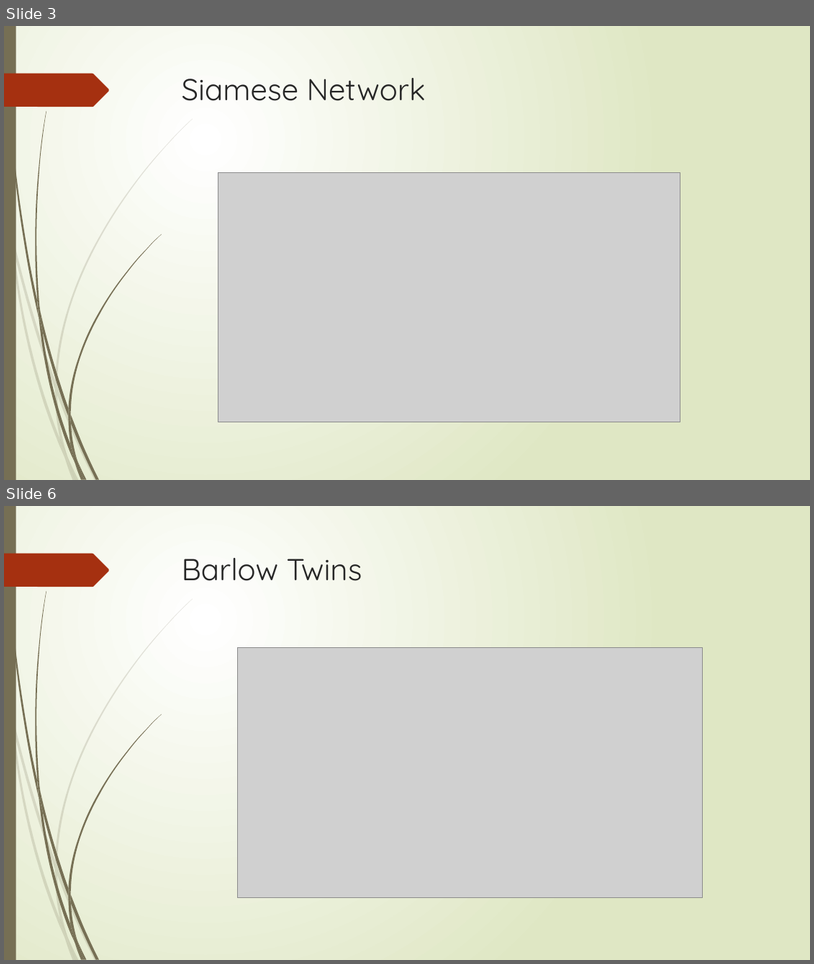
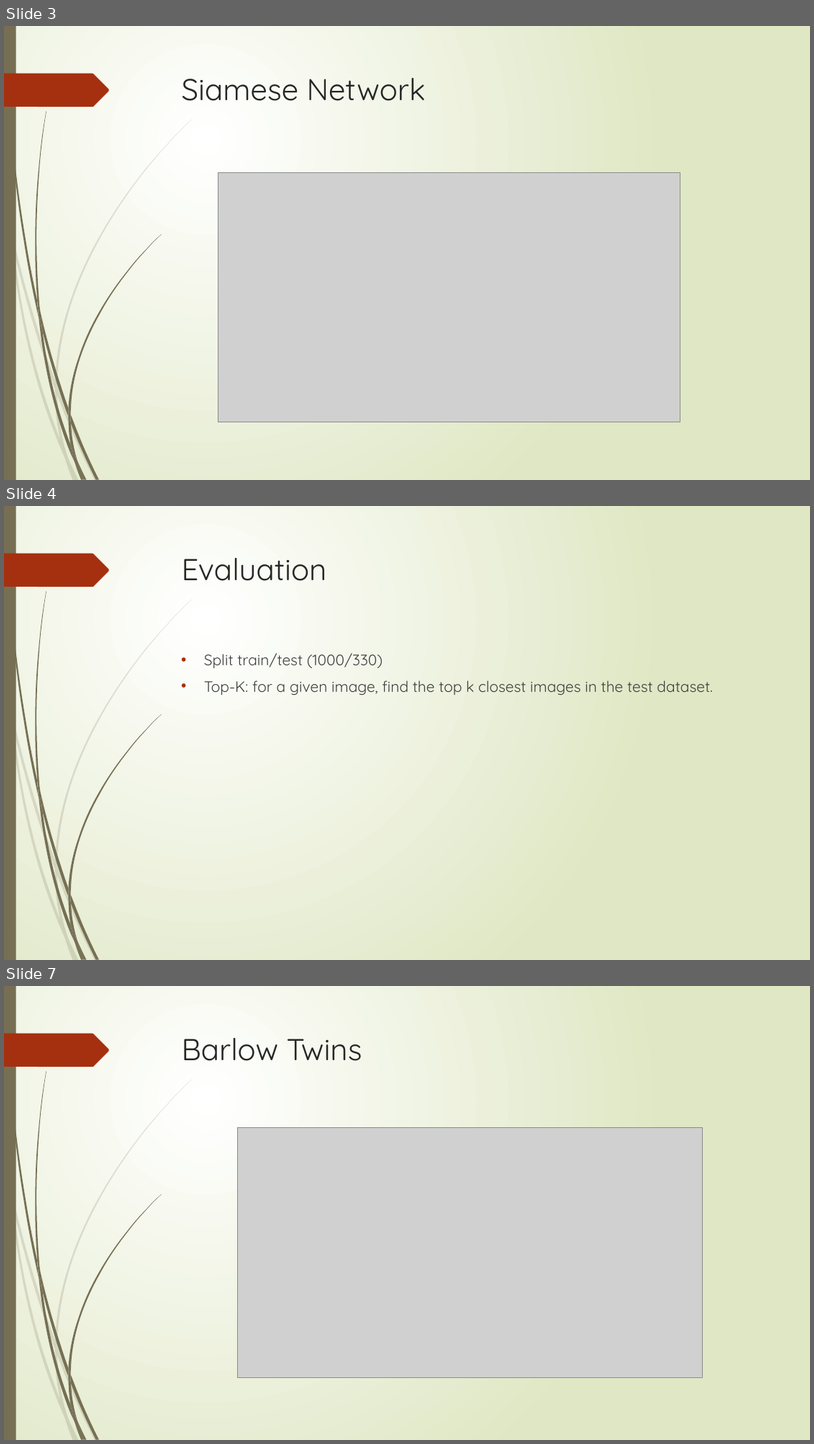
Before and after one commit to victor-mlai/ImageSimilarity, a slide deck: Media/Final.pptx. Shown one above the other, each under a label of ours: slides 3 and 6 before the commit, slides 3, 4 and 7 after it; the slides between them are not shown. The pictures are 814x964 and 814x1444 pixels, drawn with LibreOffice and Linux fonts; fonts in the diff are those of the drawing; grey boxes stand for pictures. Boxes give left, top, right and bottom in pixels: in the first picture for what was removed or moved away, otherwise in the second. Text is boxed around its words. In the diff, an @@ line names an element or a change of style, - is before the commit and + after.

```diff
--- a/Media/Final.pptx
+++ b/Media/Final.pptx
@@ slide 4 added at (4, 506, 810, 960), background gradient #FFFFFF to #DFE8C4; not listed: 24 template elements that a slide beside it also shows @@
@@ title added at (182, 558, 327, 581), 36 pt, text #262626 @@
+Evaluation
@@ text added at (204, 653, 712, 695), 18 pt, text #404040 @@
+• Split train/test (1000/330)
+• Top-K: for a given image, find the top k closest images in the test dataset.
@@ what was slide 6 is now slide 7 @@
```
Also in this commit, not shown: 4 slides changed, 1 other file.
